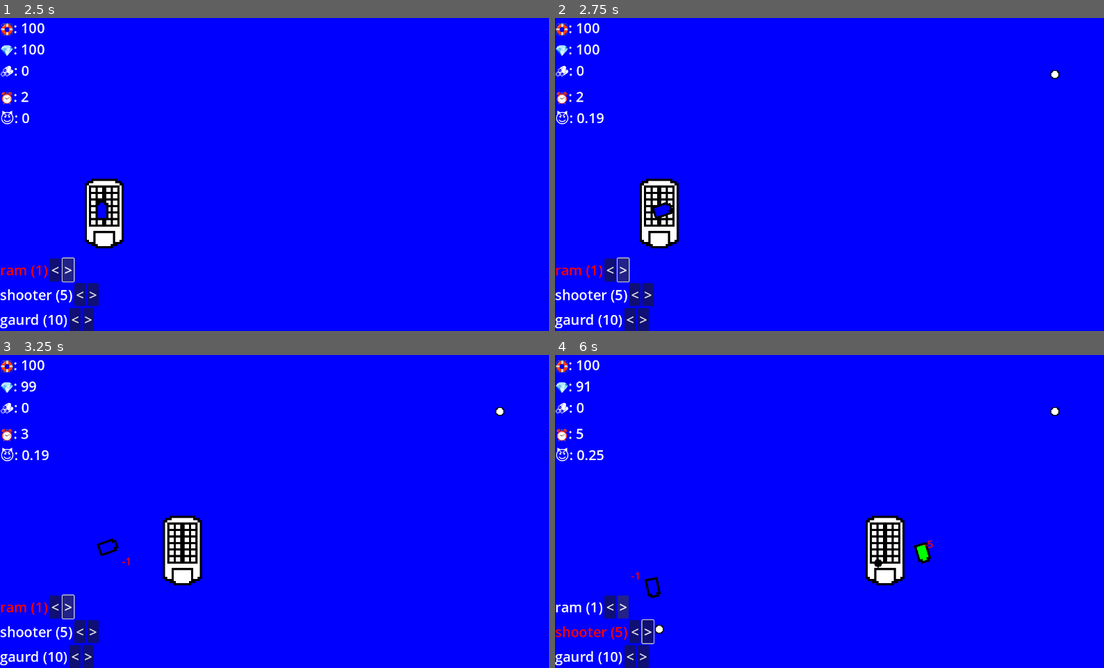
Above: before the commit, frames 1-4 (two rows, left to right).
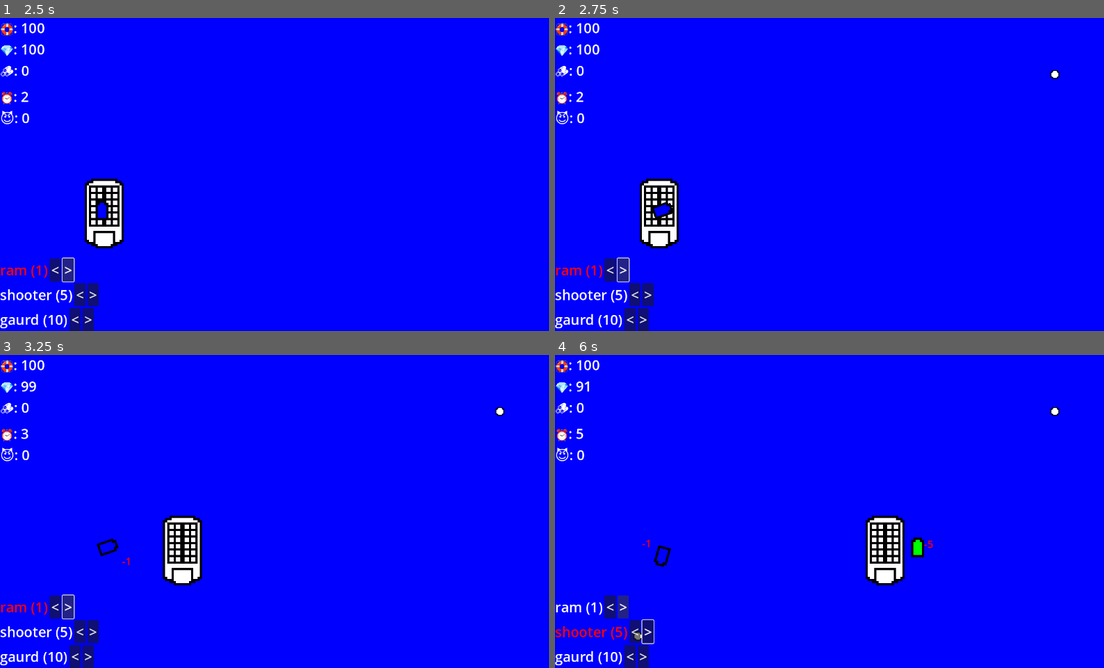
Above: after the commit, the same moments.

Repository: JoeyShapiro/ContainerCaptain
Game: Godot game, scene res://main.tscn
The game is run twice, just before and just after one commit, with the same random seed, the same clock (stepped at 60 frames per second) and the same inputs.
Inputs:
- Up to frame 1 (2.5 s): click "New Game" at 0.5 s; click "<" at 1.25 s; click ">" at 2 s
- Up to frame 2 (2.75 s): no input
- Up to frame 3 (3.25 s): hold D (move_right) from 2.78 s (still down)
- Up to frame 4 (6 s): release D (move_right) at 3.53 s; hold Down (menu_down) 3.53-4.28 s; tap Enter at 4.25 s; hold D (move_right) 4.28-5.03 s; hold Right (menu_scale_up) 5.03-5.78 s; hold A (move_left) from 5.78 s (still down)

Frame 1 is identical in both runs. In frame 2, less than 0.1% of the frame differs, in the area x 5-9%, y 30-34%; in frame 3, less than 0.1%; in frame 4, 0.6%, in the area x 5-69%, y 30-92%.

Commit message:
removed final todo

Diff:
--- a/main.gd
+++ b/main.gd
@@ -12,11 +12,6 @@
 var difficulty_scale
 # could reverse it, but just make new value
 var difficulty_counter
-
-# TODO
-"""
-- leveling
-"""
 
 # Called when the node enters the scene tree for the first time.
 func _ready():
--- a/main.tscn
+++ b/main.tscn
@@ -49,7 +49,7 @@
 grow_vertical = 2
 
 [node name="Difficulty" type="Timer" parent="."]
-wait_time = 2.0
+wait_time = 10.0
 
 [node name="Menu" parent="." instance=ExtResource("7_vxl73")]
 
Not shown, changed: export_presets.cfg
